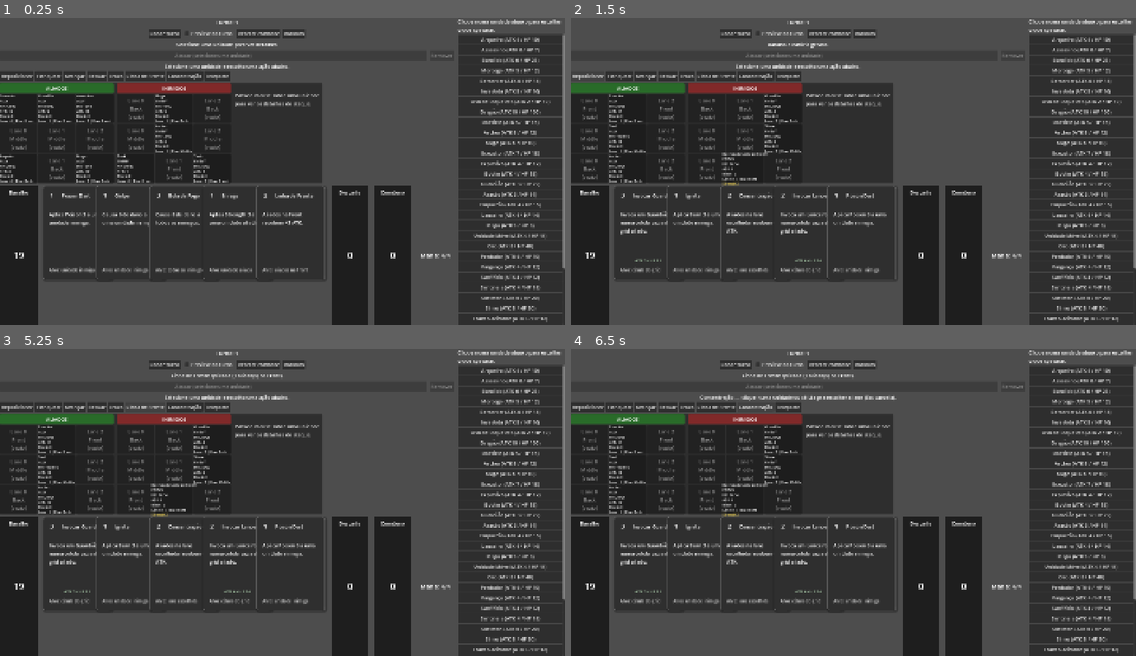
Above: before the commit, frames 1-4 (two rows, left to right).
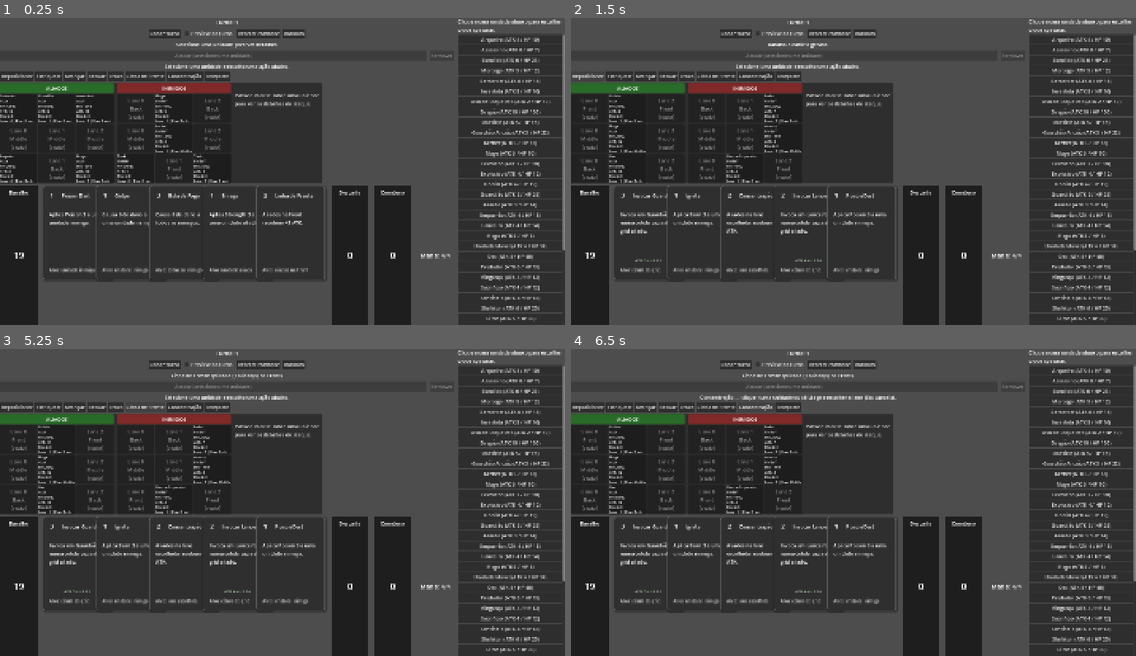
Above: after the commit, the same moments.

Repository: felippe-miguel/be-card
Game: Godot game, scene res://scenes/game.tscn
Two runs of this game, one before a commit and one after it. Both use one fixed random seed, a clock stepped at 60 frames per second and the inputs below.
Inputs:
- Up to frame 1 (0.25 s): no input
- Up to frame 2 (1.5 s): click "Random" at 0.5 s; click "Reposicionar" at 1.25 s
- Up to frame 3 (5.25 s): click "Flanquear" at 2 s; click "Avançar" at 2.75 s; click "Recuar" at 3.5 s; click "Troca" at 4.25 s; click "Linha de Frente" at 5 s
- Up to frame 4 (6.5 s): click "Concentração" at 5.75 s

The runs differ from the first frame. In frame 1, 1.7% of the frame differs, in the area x 83-100%, y 36-100%; in frame 2, 2.2%, in the area x 6-100%, y 24-100%; in frame 3, 2.1%; in frame 4, 2.1%.

Commit message:
feat(combat): playtest de integracao (Etapa 6 do plano de mecanicas)
Revisa a cobertura das categorias recomendadas (10-12 unidades, 15-20
cartas distribuidas entre Frontline/Backline/Posicionamento/Poison/
Buff/Debuff/On-hit/On-death/Movement/Area -- docs/
MECHANICS_EXECUTION_PLAN.md Etapa 6) contra o que ja existia das
Etapas 1-5 + roster original (35 unidades, 24 cartas -- ja acima do
recomendado). So duas lacunas reais:

- Debuff via unidade (so tinhamos cartas de debuff): nova unidade
  Enfraquecedor (on_hit -> Weakness 2), analoga ao Venenoso.
- Push/Pull dedicados: o doc pede como sugestao de card, mas a propria
  revisao do doc ja instrui a NAO implementar isso como mecanica
  generica -- mantida essa decisao.

Implementa tambem, literalmente, os dois exemplos do 'Criterio de
sucesso da fase': Assassino Venenoso (adjacent_lanes_furthest + on_hit
Poison + on_move Strength + bonus na Back -- 4 primitivas de etapas
diferentes, um unico arquivo de dados) e Guardiao Anciao (on_summon
Block + aura de HP + on_death cura aliados adjacentes -- a reducao de
dano do exemplo original do doc fica de fora, sem necessidade real de
conteudo pra ela ainda).

Corrige um bug real encontrado ao montar o Guardiao Anciao: o alvo de
trigger 'adjacent_allies' so funcionava em ON_SUMMON (lia a posicao
ATUAL da unidade); em ON_DEATH a unidade ja tinha sido removida do
grid (lane/row zerados) antes do evento disparar, entao nunca
encontraria vizinho nenhum. resolve_trigger_targets() agora usa a
posicao do context quando presente, com fallback pra posicao atual.

Validado com um smoke test de integracao: batalha com 6 mecanismos
diferentes por lado rodando simultaneamente (aura, status, position
modifier, movimento, on-attack/on-hit/on-kill/on-death, cartas de
status jogadas no meio da batalha) por 3 turnos completos, com preview
recalculado a cada passo -- tudo funcionou junto sem conflito,
incluindo deteccao de vitoria disparando corretamente ao fim.

Diff:
--- /dev/null
+++ b/data/units/elder_guardian.json
@@ -0,0 +1,13 @@
+{
+  "id": "elder_guardian",
+  "name": "Guardião Ancião",
+  "description": "Segundo exemplo do critério de sucesso da Etapa 6 (docs/MECHANICS_EXECUTION_PLAN.md): ao ser invocado, ganha 5 de Block; enquanto vivo e posicionado, aliados ortogonalmente adjacentes recebem +3 de HP máximo (mesma passiva do Guardião comum); ao morrer, cura os aliados adjacentes à sua célula. (A redução de dano a aliados adjacentes do exemplo original do doc não foi implementada — não há necessidade de conteúdo real pra ela ainda, ver 'Regra para futuras mecânicas'.)",
+  "max_hp": 22,
+  "attack": 3,
+  "attack_pattern": "lane_front",
+  "aura_adjacent_ally_max_hp_bonus": 3,
+  "triggers": [
+    { "event": "on_summon", "effect": { "type": "block", "target": "self", "amount": 5 } },
+    { "event": "on_death", "effect": { "type": "heal", "target": "adjacent_allies", "amount": 6 } }
+  ]
+}
--- /dev/null
+++ b/data/units/venomous_assassin.json
@@ -0,0 +1,13 @@
+{
+  "id": "venomous_assassin",
+  "name": "Assassino Venenoso",
+  "description": "Exemplo do critério de sucesso da Etapa 6 (docs/MECHANICS_EXECUTION_PLAN.md): ignora a própria lane e mira o inimigo mais ao fundo entre as lanes vizinhas; ao acertar, aplica Poison 2; toda vez que se move, ganha Strength 1; na Back, ganha +3 de ATK. Quatro primitivas de etapas diferentes combinadas numa unidade só, sem nenhum código novo.",
+  "max_hp": 16,
+  "attack": 8,
+  "attack_pattern": "adjacent_lanes_furthest",
+  "back_row_attack_bonus": 3,
+  "triggers": [
+    { "event": "on_hit", "effect": { "type": "apply_status", "target": "trigger_target", "status": "poison", "stacks": 2 } },
+    { "event": "on_move", "effect": { "type": "apply_status", "target": "self", "status": "strength", "stacks": 1 } }
+  ]
+}
--- /dev/null
+++ b/data/units/weakener.json
@@ -0,0 +1,11 @@
+{
+  "id": "weakener",
+  "name": "Enfraquecedor",
+  "description": "Ao acertar um ataque, aplica Weakness 2 no alvo atingido (análogo ao Venenoso, mas com debuff em vez de dano ao longo do tempo).",
+  "max_hp": 14,
+  "attack": 4,
+  "attack_pattern": "lane_front",
+  "triggers": [
+    { "event": "on_hit", "effect": { "type": "apply_status", "target": "trigger_target", "status": "weakness", "stacks": 2 } }
+  ]
+}
--- a/scripts/battle_state.gd
+++ b/scripts/battle_state.gd
@@ -403,11 +403,14 @@
 ##   "todos os aliados ganham Strength 1"). Reaproveita TargetSystem.
 ##   get_units_by_faction(), o mesmo usado por cartas "all_enemies"/
 ##   "all_allies" (docs/MECHANICS_EXECUTION_PLAN.md Etapa 4).
-## - "adjacent_allies" (Etapa 5 — "aliados adjacentes ganham Block"): usa
-##   a posição ATUAL de effect_owner (não context — ao contrário de ON_
-##   DEATH, quem dispara isto normalmente ainda está no grid, ex.: ON_
-##   SUMMON), reaproveitando BattleFloor.get_adjacent_units(), a mesma
-##   varredura ortogonal da aura do Guardião.
+## - "adjacent_allies" (Etapa 5 — "aliados adjacentes ganham Block"; Etapa 6
+##   também usa em ON_DEATH — "cura aliados adjacentes"): lane/row vêm de
+##   context se presentes (ON_DEATH — on_unit_died() já removeu a unidade
+##   do grid antes de disparar o evento, então effect_owner.lane/row já
+##   estariam zerados), senão da posição ATUAL de effect_owner (ON_SUMMON,
+##   que não passa lane/row no context — a unidade ainda está no grid).
+##   Reaproveita BattleFloor.get_adjacent_units(), a mesma varredura
+##   ortogonal da aura do Guardião.
 func resolve_trigger_targets(target_key: String, effect_owner: Unit, context: Dictionary) -> Array[Unit]:
 	var context_faction: Unit.Faction = context.get("faction", effect_owner.faction)
 
@@ -446,7 +449,10 @@
 			return target_system.get_units_by_faction(target_system.get_opposite_faction(context_faction))
 
 		"adjacent_allies":
-			return battlefield.get_floor(0).get_adjacent_units(effect_owner.faction, effect_owner.lane, effect_owner.row)
+			var lane: int = context.get("lane", effect_owner.lane)
+			var row: int = context.get("row", effect_owner.row)
+
+			return battlefield.get_floor(0).get_adjacent_units(context_faction, lane, row)
 
 		_:
 			print("Alvo de trigger desconhecido: ", target_key)
